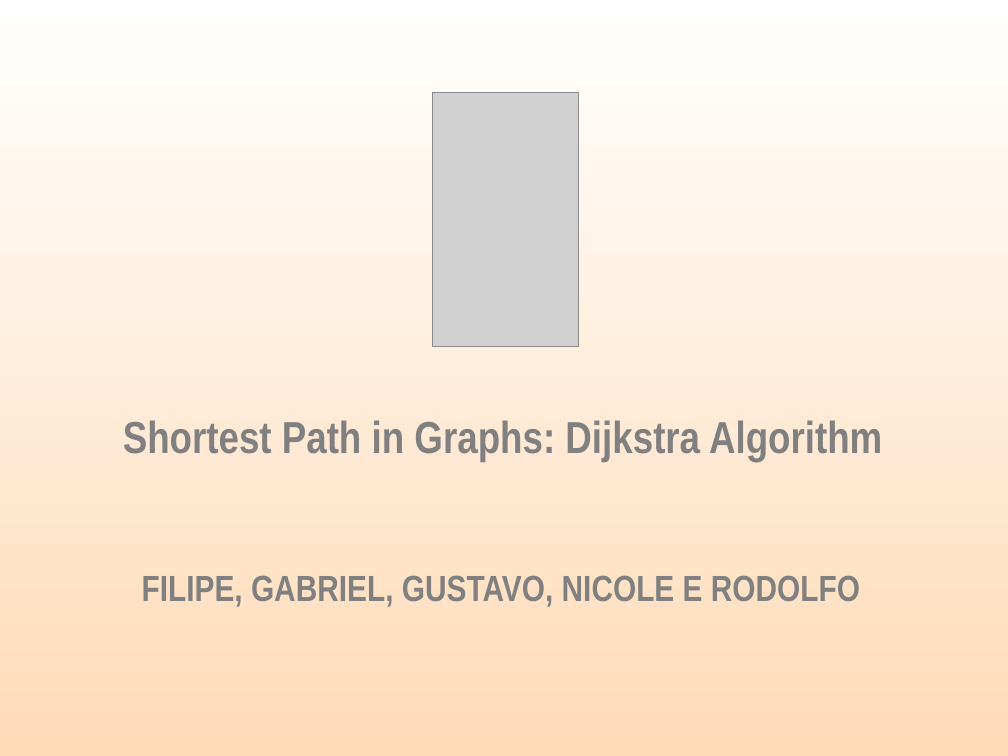
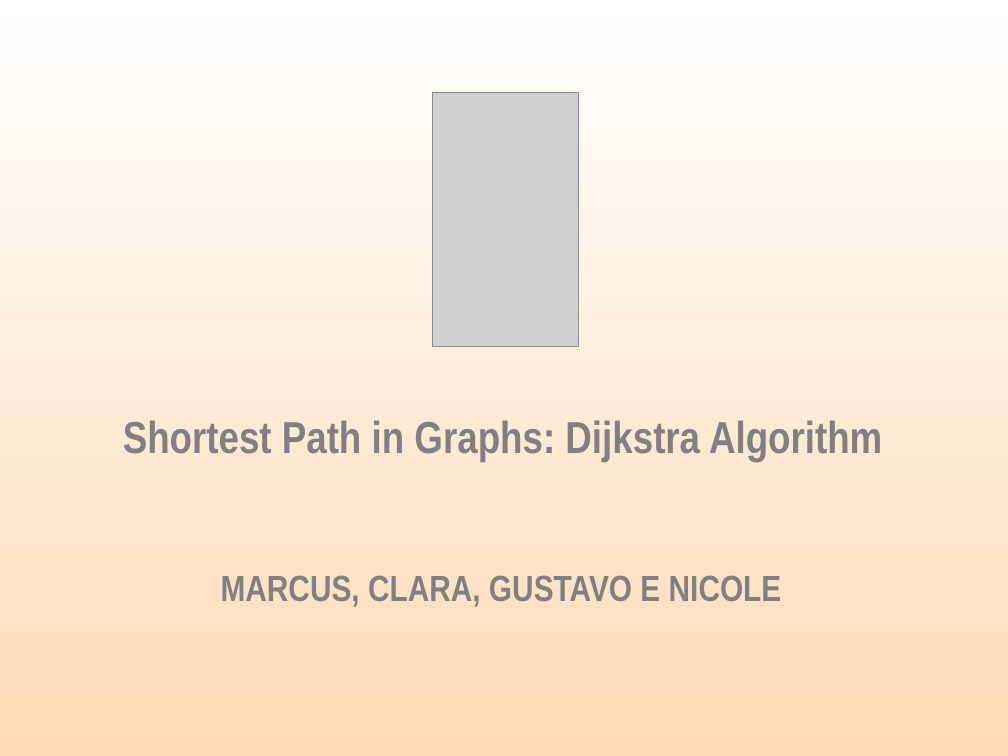
Before and after one commit to gobbigustavo/PaiDePiper, a slide deck: slide 1 of Old project/Dijkstra/Dijkstra - Seminário.ppt. Drawn at 1008x756 pixels with LibreOffice and Linux fonts; fonts in the diff are those of the drawing; grey boxes stand for pictures. Boxes give left, top, right and bottom in pixels: in the first picture for what was removed or moved away, otherwise in the second. Text is boxed around its words. In the diff, an @@ line names an element or a change of style, - is before the commit and + after.

```diff
--- a/Old project/Dijkstra/Dijkstra - Seminário.ppt
+++ b/Old project/Dijkstra/Dijkstra - Seminário.ppt
@@ text at (221, 575, 782, 607): text changed @@
-FILIPE, GABRIEL, GUSTAVO, NICOLE E RODOLFO
+MARCUS, CLARA, GUSTAVO E NICOLE
```
Also in this commit, not shown: 3 other files.
